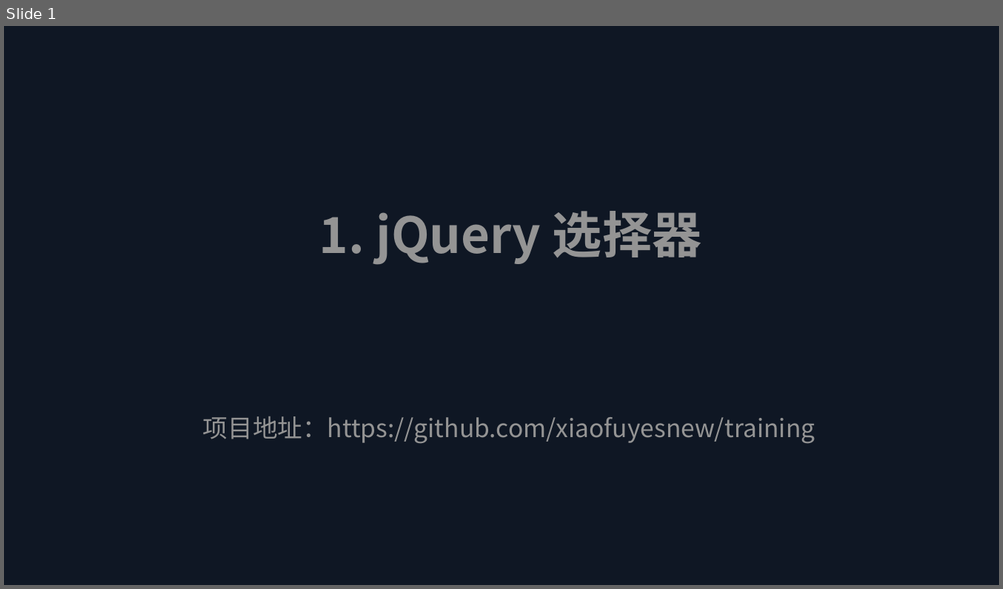
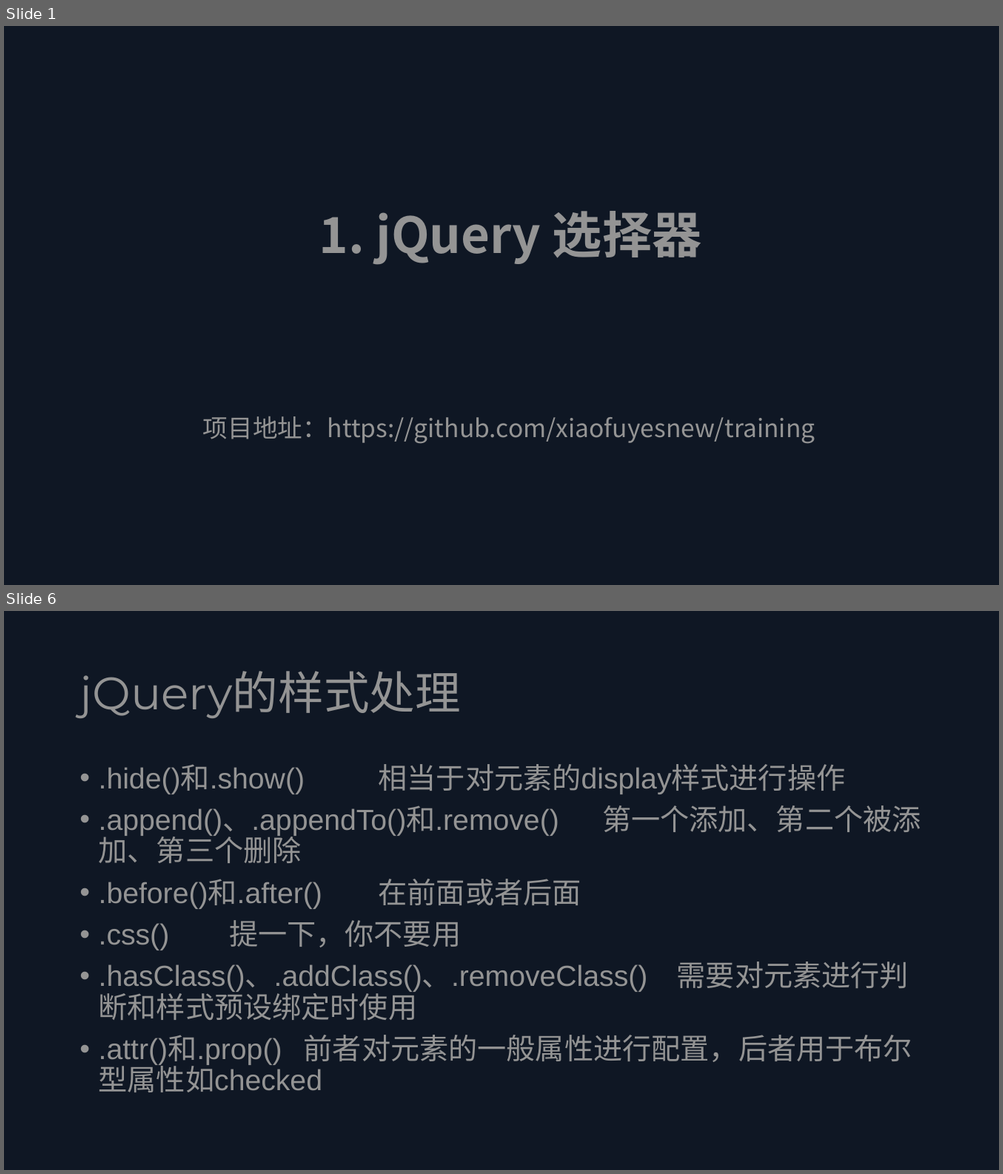
Before and after one commit to xiaofuyesnew/training, a slide deck: 1/jQuery选择器.pptx. Shown one above the other, each under a label of ours: slide 1 before the commit, slides 1 and 6 after it; the slides between them are not shown. The pictures are 1003x589 and 1003x1174 pixels, drawn with LibreOffice and Linux fonts; fonts in the diff are those of the drawing. Boxes give left, top, right and bottom in pixels: in the first picture for what was removed or moved away, otherwise in the second. Text is boxed around its words. In the diff, an @@ line names an element or a change of style, - is before the commit and + after.

```diff
--- a/1/jQuery选择器.pptx
+++ b/1/jQuery选择器.pptx
@@ slide 6 added at [4, 611, 999, 1170], background gradient #0F1724 @@
@@ title added at [79, 671, 460, 718], 44 pt, text #949494 @@
+jQuery的样式处理
@@ text added at [99, 764, 921, 1093], 28 pt, text #949494 @@
+• .hide()和.show() 相当于对元素的display样式进行操作
+• .append()、.appendTo()和.remove() 第一个添加、第二个被添加、第三个删除
+• .before()和.after() 在前面或者后面
+• .css() 提一下，你不要用
+• .hasClass()、.addClass()、.removeClass() 需要对元素进行判断和样式预设绑定时使用
+• .attr()和.prop() 前者对元素的一般属性进行配置，后者用于布尔型属性如checked
```
Also in this commit, not shown: 2 slides changed, 4 other slides added, 2 other files.
